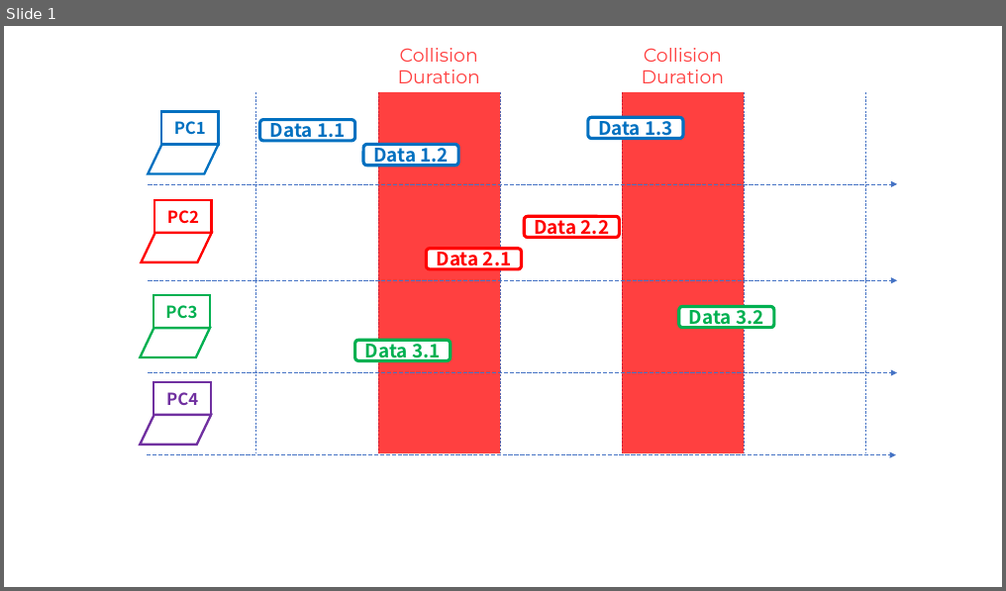
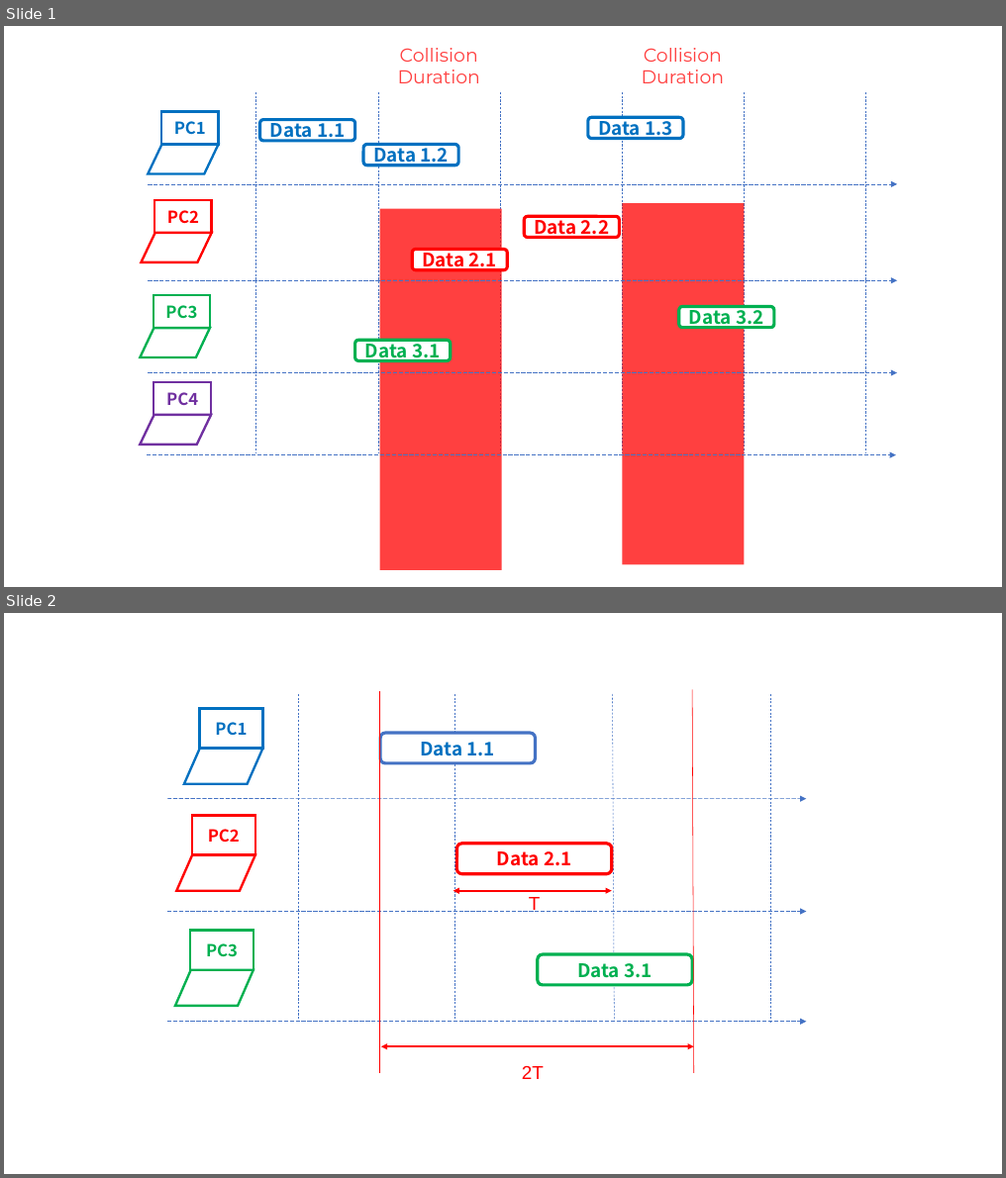
Before and after one commit to ryoww/seminar, a slide deck: telecomminucation/通信方法の遷移.pptx. Shown one above the other, each under a label of ours: slide 1 before the commit, slides 1 and 2 after it. The pictures are 1006x591 and 1006x1178 pixels, drawn with LibreOffice and Linux fonts; fonts in the diff are those of the drawing. Boxes give left, top, right and bottom in pixels: in the first picture for what was removed or moved away, otherwise in the second. Text is boxed around its words. In the diff, an @@ line names an element or a change of style, - is before the commit and + after.

```diff
--- a/telecomminucation/通信方法の遷移.pptx
+++ b/telecomminucation/通信方法の遷移.pptx
@@ slide 2 added at (4,613,1002,1174), background #FFFFFF @@
@@ group added at (167,689,807,1079): 6 lines, 3 rectangles, 3 flow chart input outputs, 3 arrows, 3 rounded rectangles, 2 double arrows, 2 texts @@
+PC3
+PC2
+PC1
+Data 2.1
+Data 1.1
+Data 3.1
+T
+2T
@@ slide 1 changed as well @@
@@ rectangle: place and size @@
-rectangle at (623,92,745,455)
+rectangle at (623,203,745,565)
@@ rectangle: place and size @@
-rectangle at (378,92,500,455)
+rectangle at (380,209,502,570)
@@ rounded rectangle "Data 2.1": place and size @@
-rounded rectangle "Data 2.1" at (426,249,522,270)
+rounded rectangle "Data 2.1" at (412,249,507,271)
```
Also in this commit, not shown: 1 slide removed, 7 other files.
